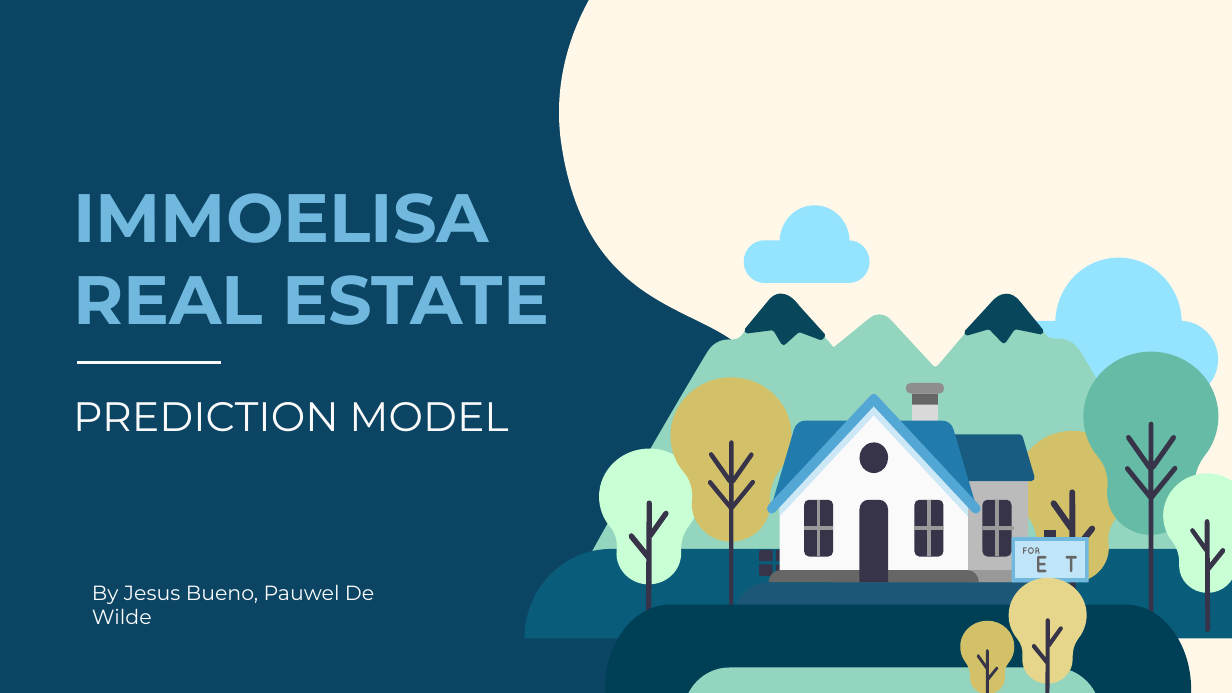
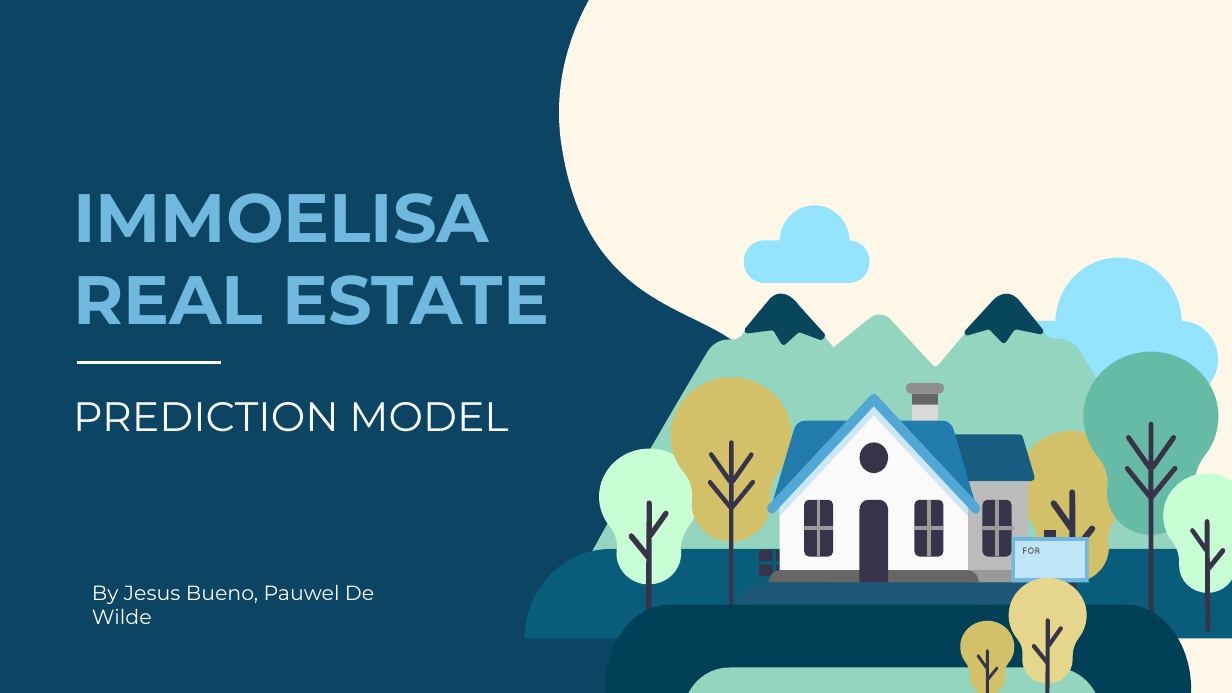
Before and after one commit to jejobueno/ImmoEliza-Regressions, a slide deck: slide 1 of IMMOELISA_REGRESSION.pptx. Drawn at 1232x693 pixels with LibreOffice and Linux fonts; fonts in the diff are those of the drawing. Boxes give left, top, right and bottom in pixels: in the first picture for what was removed or moved away, otherwise in the second. Text is boxed around its words. In the diff, an @@ line names an element or a change of style, - is before the commit and + after.

```diff
--- a/IMMOELISA_REGRESSION.pptx
+++ b/IMMOELISA_REGRESSION.pptx
@@ freeform shape removed at box(1037, 556, 1047, 572) @@
@@ freeform shape removed at box(1066, 556, 1078, 572) @@
```
Also in this commit, not shown: 3 other slides changed, 2 slides added, 4 other files.
